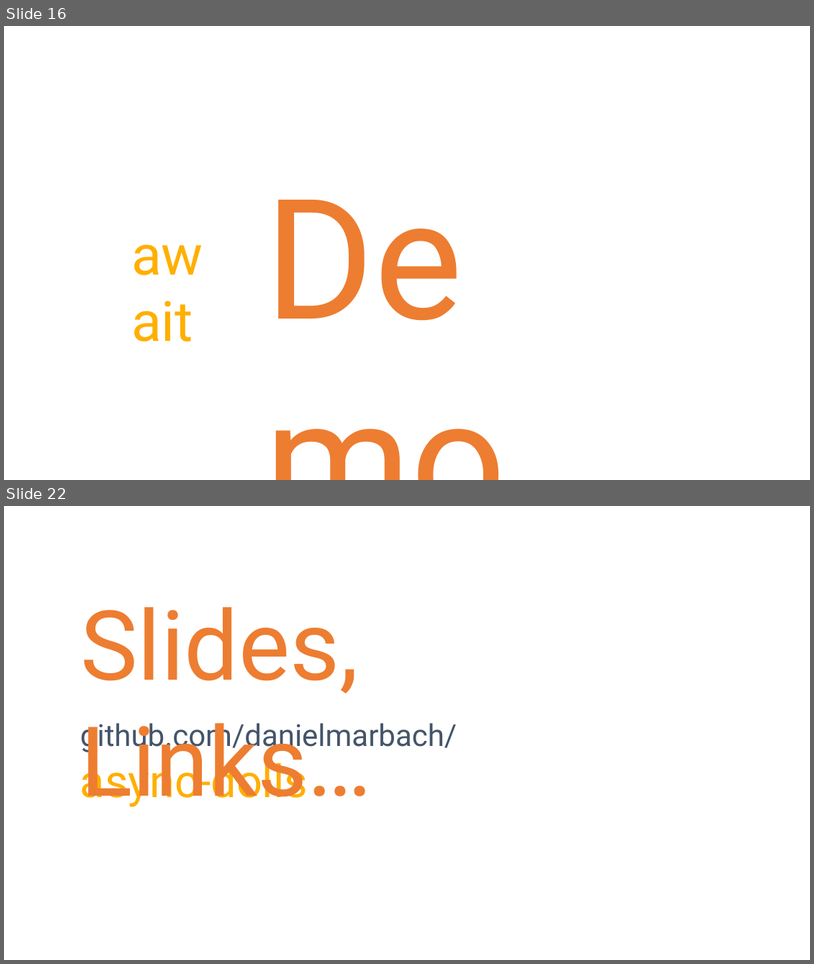
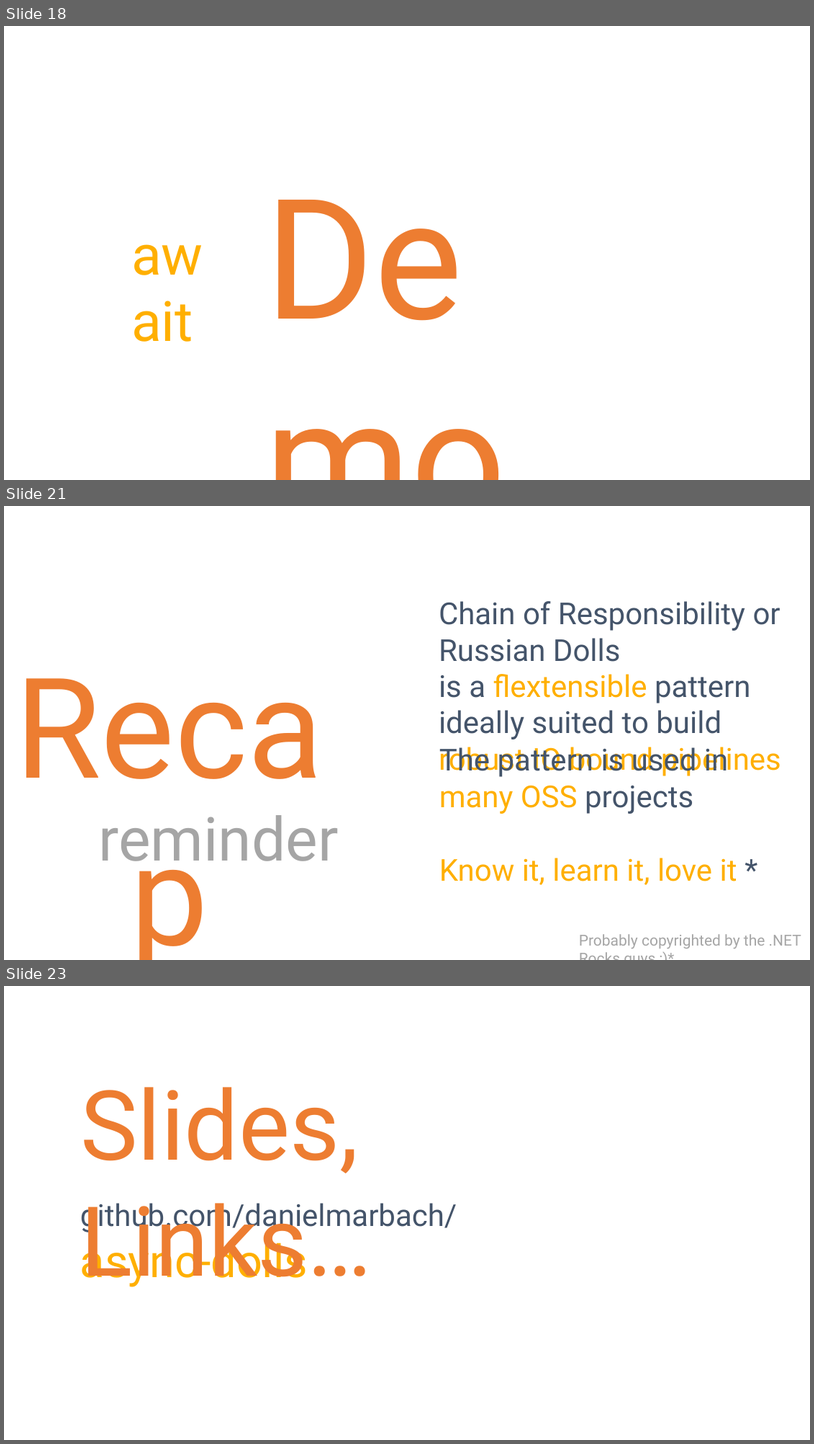
Before and after one commit to danielmarbach/async-dolls, a slide deck: presentation.pptx. Shown one above the other, each under a label of ours: slides 16 and 22 before the commit, slides 18, 21 and 23 after it; the slides between them are not shown. The pictures are 814x964 and 814x1444 pixels, drawn with LibreOffice and Linux fonts; fonts in the diff are those of the drawing. Boxes give left, top, right and bottom in pixels: in the first picture for what was removed or moved away, otherwise in the second. Text is boxed around its words. In the diff, an @@ line names an element or a change of style, - is before the commit and + after.

```diff
--- a/presentation.pptx
+++ b/presentation.pptx
@@ slide 21 added at [4, 506, 810, 960], background #FFFFFF @@
@@ text added at [439, 601, 782, 777], 36 pt, text #44546A @@
+Chain of Responsibility or Russian Dolls
+is a flextensible pattern ideally suited to build robust IO bound pipelines
@@ text added at [4, 636, 335, 811], 166 pt, text #ED7D31 @@
+Recap
@@ text added at [440, 746, 728, 813], 36 pt, text #44546A @@
+The pattern is used in many OSS projects
@@ text added at [99, 815, 339, 875], 72 pt, text #A5A5A5 @@
+reminder
@@ text added at [440, 857, 738, 885], 36 pt, text #FFAF00 @@
+Know it, learn it, love it *
@@ text added at [579, 934, 802, 949], 18 pt, text #A5A5A5 @@
+Probably copyrighted by the .NET Rocks guys ;)*
@@ what was slide 16 is now slide 18 @@
@@ what was slide 22 is now slide 23 @@
```
Also in this commit, not shown: 3 slides changed, 5 other slides added, 5 slides removed, 1 other file.
